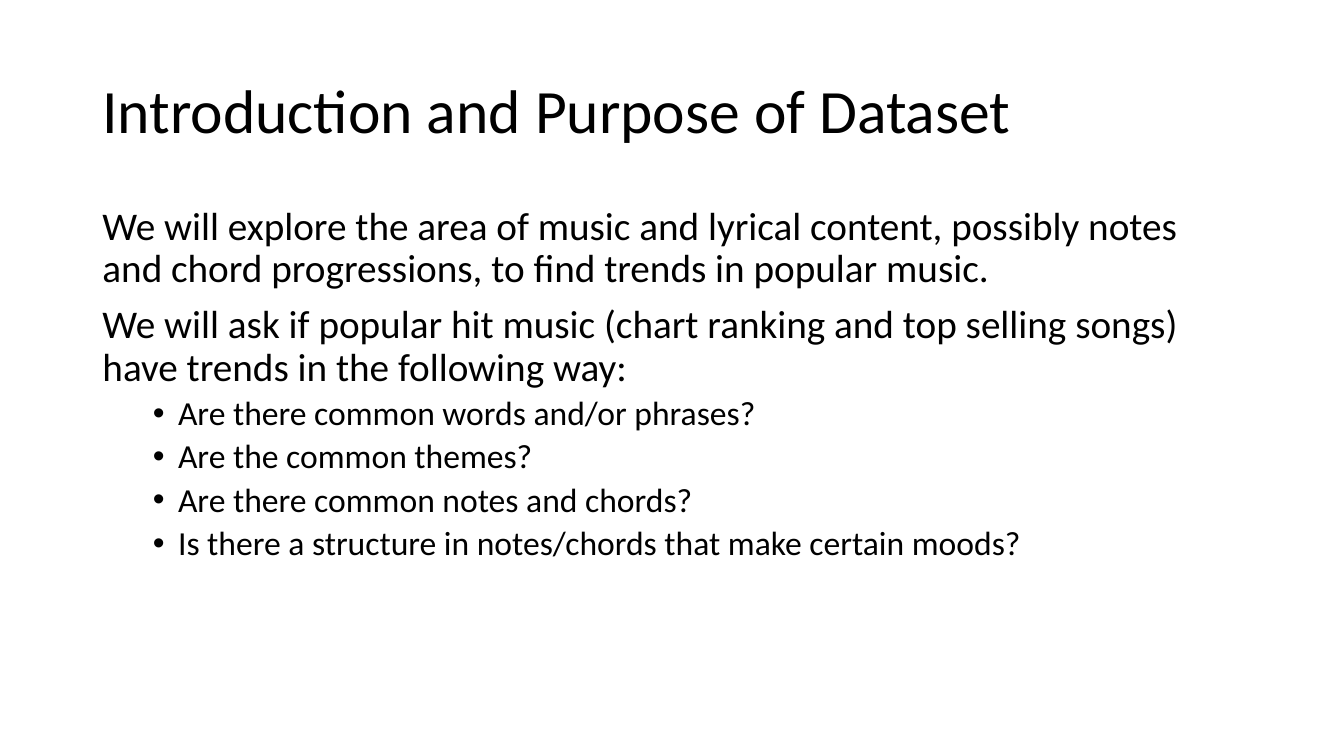
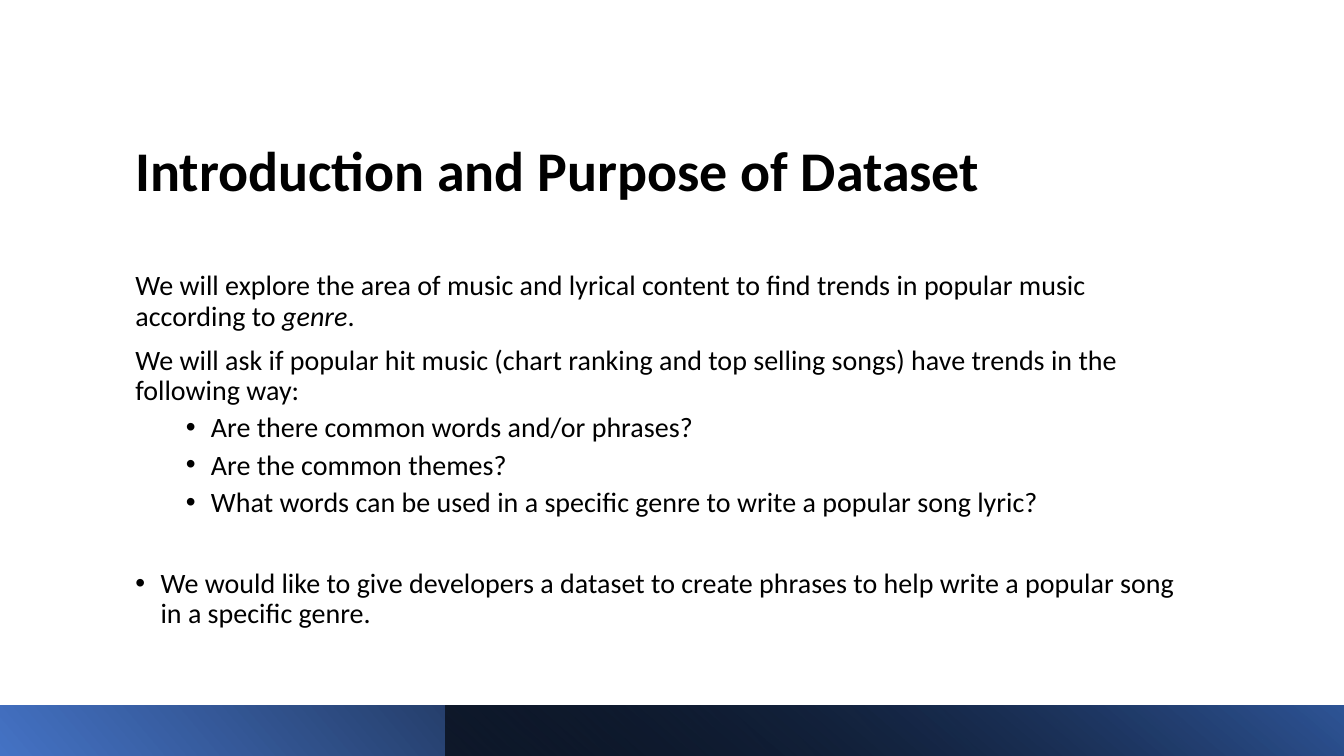
Before and after one commit to TrevorPawlewicz/DSCI-511-Course-Project, a slide deck: slide 2 of Presentation PowerPoint/Project-Presentation-Template.pptx. Drawn at 1344x756 pixels with LibreOffice and Linux fonts; fonts in the diff are those of the drawing. Boxes give left, top, right and bottom in pixels: in the first picture for what was removed or moved away, otherwise in the second. Text is boxed around its words. In the diff, an @@ line names an element or a change of style, - is before the commit and + after.

Commit message:
updated presentation pp

```diff
--- a/Presentation PowerPoint/Project-Presentation-Template.pptx
+++ b/Presentation PowerPoint/Project-Presentation-Template.pptx
@@ title "Introduction and Purpose of Dataset" moved from (x1=102, y1=90, x2=1010, y2=143) to (x1=135, y1=151, x2=979, y2=200) @@
@@ title "Introduction and Purpose of Dataset" at (x1=135, y1=151, x2=979, y2=200): size 44 to 40 pt, bold on; vertical alignment middle to bottom @@
@@ text "We will explore the area ..." moved from (x1=102, y1=212, x2=1177, y2=557) to (x1=135, y1=275, x2=1174, y2=628) @@
@@ text at (x1=135, y1=275, x2=1085, y2=331): text changed; size 28 to 20 pt @@
-We will explore the area of music and lyrical content, possibly notes and chord progressions, to find trends in popular music.
+We will explore the area of music and lyrical content to find trends in popular music according to genre.
@@ text at (x1=135, y1=349, x2=1117, y2=476): size 28 to 20 pt in "We will ask if popular hit music ..."; size 24 to 20 pt in "Are there common words and/or phrases?", "Are the common themes?" @@
@@ text at (x1=161, y1=492, x2=1174, y2=628): text changed; size 24 to 20 pt @@
-  • Are there common notes and chords?
-  • Is there a structure in notes/chords that make certain moods?
+  • What words can be used in a specific genre to write a popular song lyric?
+• We would like to give developers a dataset to create phrases to help write a popular song in a specific genre.
@@ rectangle added at (x1=0, y1=706, x2=1344, y2=756), fill gradient #4472C4 to #000000 @@
@@ rectangle added at (x1=446, y1=706, x2=1344, y2=756), fill gradient #000000 to #2F5597 @@
```
Also in this commit, not shown: 6 other slides changed, 6 slides added, 2 slides removed.
